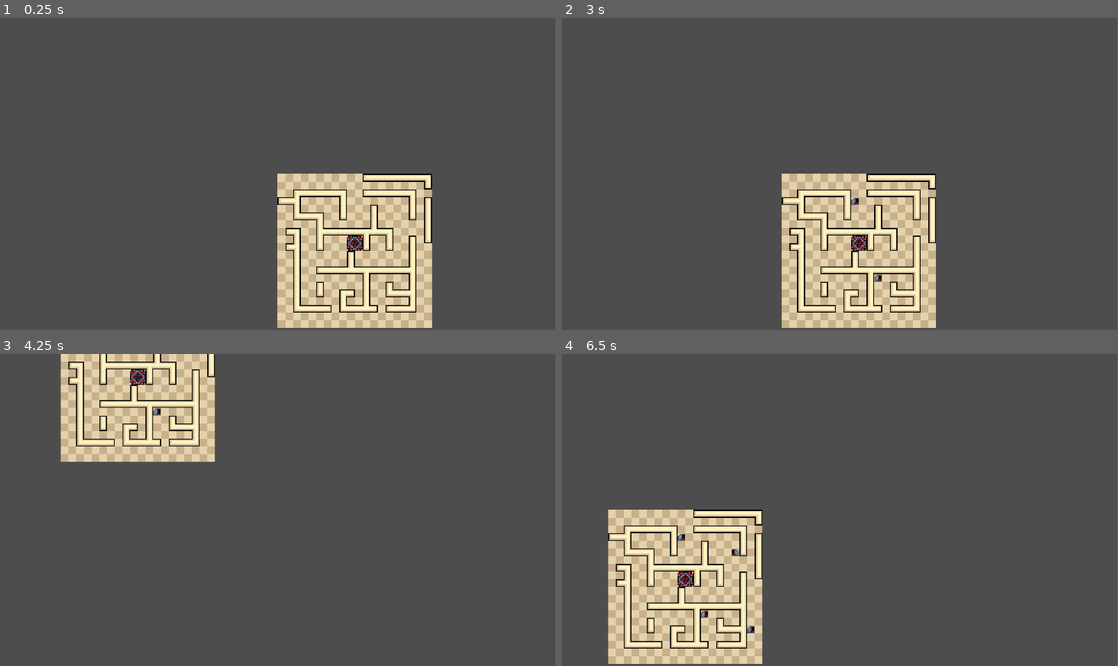
Above: before the commit, frames 1-4 (two rows, left to right).
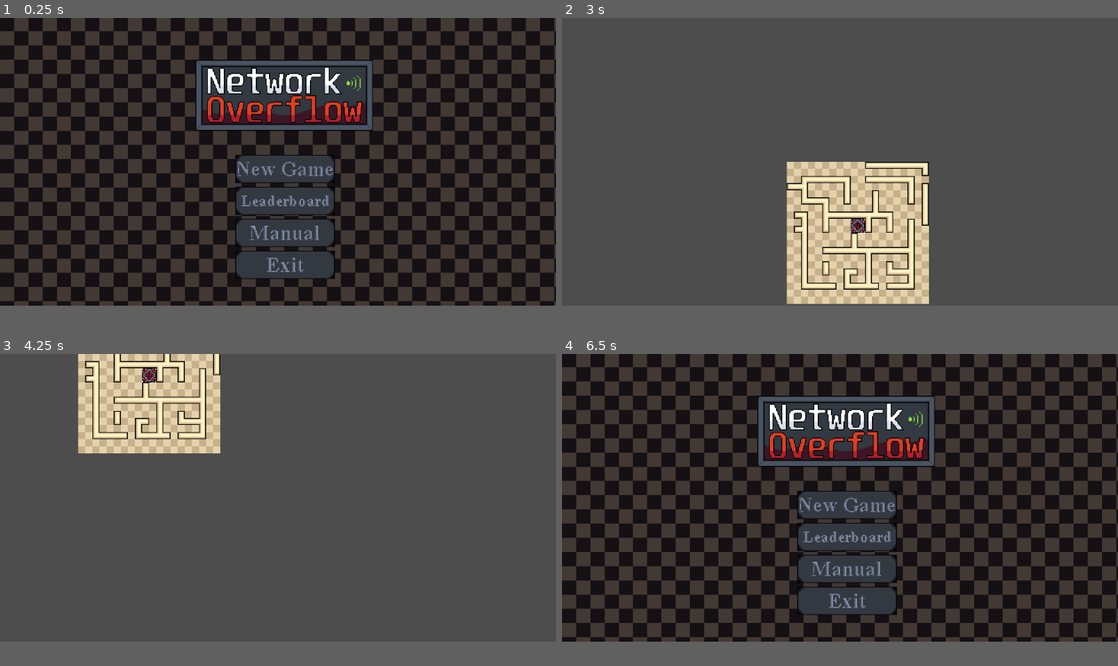
Above: after the commit, the same moments.

Repository: xNashix/NetworkOverflow
Game: Godot game, scene res://scenes/title_screen.tscn
Two runs of this game, one before a commit and one after it. Both use one fixed random seed, a clock stepped at 60 frames per second and the inputs below. Before the commit the project starts from res://scenes/main.tscn.
Inputs (mouse positions are in pixels of both pictures, inside the frame that each line leads up to):
- Up to frame 1 (0.25 s): no input
- Up to frame 2 (3 s): click (845, 217) at 0.52 s; click (845, 252) at 1.27 s; click (845, 180) at 2.02 s; tap Enter at 2.75 s; move the mouse to (962, 158) at 2.77 s; hold D (ui_right) from 2.78 s (still down); click (962, 158) at 2.92 s
- Up to frame 3 (4.25 s): move the mouse to (166, 525) at 3.52 s; release D (ui_right) at 3.53 s; hold S (ui_down) from 3.53 s (still down)
- Up to frame 4 (6.5 s): move the mouse to (895, 441) at 4.27 s; release S (ui_down) at 4.28 s; hold D (ui_right) 4.28-5.03 s; move the mouse to (812, 572) at 5.02 s; hold W (ui_up) 5.03-5.78 s; click (812, 572) at 5.17 s; move the mouse to (1006, 556) at 5.77 s; hold A (ui_left) from 5.78 s (still down); tap Escape (ui_cancel) at 6.4 s
In our replay, the window is 799x449 before the commit and 800x414 after it. These sizes can differ from the game's own. Grey fills any space a smaller window leaves; there, only what the larger window draws over its background counts as a difference.

The runs differ from the first frame. In frame 1, 92% of the frame differs, in the area x 0-100%, y 0-100%; in frame 2, 11%; in frame 3, 7.3%; in frame 4, 92%.

Commit message:
Title Screen
Pridaná Title screen spolu s funkčnými tlačidlami pre New Game a Exit

Diff:
--- a/project.godot
+++ b/project.godot
@@ -11,16 +11,22 @@
 [application]
 
 config/name="Network_Overflow"
-run/main_scene="uid://b1tq1eyh84rhn"
+run/main_scene="uid://dv6s4psfpielm"
 config/features=PackedStringArray("4.5", "Forward Plus")
 config/icon="res://icon.svg"
 
 [display]
 
+window/size/viewport_width=1252
 window/stretch/scale=2.0
 
 [input]
 
+ui_cancel={
+"deadzone": 0.5,
+"events": [Object(InputEventKey,"resource_local_to_scene":false,"resource_name":"","device":0,"window_id":0,"alt_pressed":false,"shift_pressed":false,"ctrl_pressed":false,"meta_pressed":false,"pressed":false,"keycode":4194305,"physical_keycode":0,"key_label":0,"unicode":0,"location":0,"echo":false,"script":null)
+]
+}
 ui_left={
 "deadzone": 0.5,
 "events": [Object(InputEventKey,"resource_local_to_scene":false,"resource_name":"","device":-1,"window_id":0,"alt_press …(191 unchanged characters)…
--- a/scenes/main.tscn
+++ b/scenes/main.tscn
@@ -2,7 +2,7 @@
 
 [ext_resource type="Script" uid="uid://b6xavk3aqsmqe" path="res://scripts/main.gd" id="1_0wfyh"]
 [ext_resource type="PackedScene" uid="uid://bb2gxlrqpq0wn" path="res://scenes/offices/office_01.tscn" id="2_sugp2"]
-[ext_resource type="Script" uid="uid://beteituhvmobw" path="res://scenes/camera.gd" id="3_sugp2"]
+[ext_resource type="Script" uid="uid://beteituhvmobw" path="res://scripts/camera.gd" id="3_sugp2"]
 
 [node name="Main" type="Node2D"]
 script = ExtResource("1_0wfyh")
--- /dev/null
+++ b/scenes/menu_button.gd
@@ -0,0 +1,40 @@
+extends TextureButton
+
+enum ButtonType {
+	NEW_GAME,
+	CONTINUE,
+	LEADERBOARD,
+	MANUAL,
+	EXIT
+}
+
+@export var button_type: ButtonType = ButtonType.NEW_GAME
+
+@onready var normal_tex: AtlasTexture = texture_normal as AtlasTexture
+@onready var pressed_tex: AtlasTexture = texture_pressed as AtlasTexture
+
+func _ready() -> void:
+	if normal_tex == null or pressed_tex == null:
+		push_error("TextureButton needs AtlasTexture assigned in Texture Normal and Texture Pressed.")
+		return
+
+	match button_type:
+		ButtonType.NEW_GAME:
+			normal_tex.region = Rect2(32, 36, 112, 32)
+			pressed_tex.region = Rect2(160, 36, 112, 32)
+
+		ButtonType.CONTINUE:
+			normal_tex.region = Rect2(32, 0, 112, 32)
+			pressed_tex.region = Rect2(160, 0, 112, 32)
+
+		ButtonType.LEADERBOARD:
+			normal_tex.region = Rect2(32, 72, 112, 32)
+			pressed_tex.region = Rect2(160, 72, 112, 32)
+
+		ButtonType.MANUAL:
+			normal_tex.region = Rect2(32, 108, 112, 32)
+			pressed_tex.region = Rect2(160, 108, 112, 32)
+
+		ButtonType.EXIT:
+			normal_tex.region = Rect2(32, 144, 112, 32)
+			pressed_tex.region = Rect2(160, 144, 112, 32)
--- /dev/null
+++ b/scenes/menu_button.tscn
@@ -0,0 +1,21 @@
+[gd_scene load_steps=5 format=3 uid="uid://b8jb4qab32rui"]
+
+[ext_resource type="Texture2D" uid="uid://cu138ua4xo7ia" path="res://sprites/NETWORK_OVERFLOW_UI_BUTTONS.png" id="1_xsssc"]
+[ext_resource type="Script" uid="uid://b2aaka3pvtsmu" path="res://scenes/menu_button.gd" id="2_sd4kj"]
+
+[sub_resource type="AtlasTexture" id="AtlasTexture_sd4kj"]
+atlas = ExtResource("1_xsssc")
+region = Rect2(32, 36, 112, 32)
+
+[sub_resource type="AtlasTexture" id="AtlasTexture_fpmxc"]
+atlas = ExtResource("1_xsssc")
+region = Rect2(32.621872, 143.92967, 111.40596, 31.659134)
+
+[node name="MenuButton" type="TextureButton"]
+texture_filter = 1
+offset_right = 40.0
+offset_bottom = 40.0
+keep_pressed_outside = true
+texture_normal = SubResource("AtlasTexture_sd4kj")
+texture_pressed = SubResource("AtlasTexture_fpmxc")
+script = ExtResource("2_sd4kj")
--- a/scenes/offices/office_04.tscn
+++ b/scenes/offices/office_04.tscn
@@ -13,7 +13,7 @@
 tile_set = ExtResource("2_pw41j")
 rendering_quadrant_size = 8
 format = 2
-layer_0/tile_data = PackedInt32Array(131074, 720897, 13, 0, 262145, 11, 1, 524289, 11, 2, 720897, 13, 3, 393217, 11, 4, 393217, 11, 6, 393217, 11, 5, 39321 …(7851 unchanged characters)…
+layer_0/tile_data = PackedInt32Array(131074, 720897, 13, 0, 262145, 11, 1, 524289, 11, 2, 720897, 13, 3, 524289, 12, 4, 393217, 11, 6, 393217, 11, 5, 39321 …(7851 unchanged characters)…
 
 [node name="ServerSpawn" type="Marker2D" parent="."]
 position = Vector2(88, 88)
--- /dev/null
+++ b/scenes/title_screen.gd
@@ -0,0 +1,7 @@
+extends Control
+
+func _on_new_game_pressed() -> void:
+	get_tree().change_scene_to_file("res://scenes/main.tscn")
+
+func _on_exit_pressed() -> void:
+	get_tree().quit()
--- /dev/null
+++ b/scenes/title_screen.tscn
@@ -0,0 +1,100 @@
+[gd_scene load_steps=13 format=3 uid="uid://dv6s4psfpielm"]
+
+[ext_resource type="Script" uid="uid://djlcfhysu7qdl" path="res://scenes/title_screen.gd" id="1_mgrm8"]
+[ext_resource type="Texture2D" uid="uid://xw5ik1ueyui6" path="res://sprites/title.png" id="2_s4lrb"]
+[ext_resource type="PackedScene" uid="uid://b8jb4qab32rui" path="res://scenes/menu_button.tscn" id="2_sa3yf"]
+[ext_resource type="Texture2D" uid="uid://cu138ua4xo7ia" path="res://sprites/NETWORK_OVERFLOW_UI_BUTTONS.png" id="3_s4lrb"]
+
+[sub_resource type="AtlasTexture" id="AtlasTexture_mgrm8"]
+atlas = ExtResource("3_s4lrb")
+region = Rect2(32, 36, 112, 32)
+
+[sub_resource type="AtlasTexture" id="AtlasTexture_dc4i4"]
+atlas = ExtResource("3_s4lrb")
+region = Rect2(32.621872, 143.92967, 111.40596, 31.659134)
+
+[sub_resource type="AtlasTexture" id="AtlasTexture_cs5ya"]
+atlas = ExtResource("3_s4lrb")
+region = Rect2(32, 36, 112, 32)
+
+[sub_resource type="AtlasTexture" id="AtlasTexture_mykxm"]
+atlas = ExtResource("3_s4lrb")
+region = Rect2(32.621872, 143.92967, 111.40596, 31.659134)
+
+[sub_resource type="AtlasTexture" id="AtlasTexture_tklts"]
+atlas = ExtResource("3_s4lrb")
+region = Rect2(32, 36, 112, 32)
+
+[sub_resource type="AtlasTexture" id="AtlasTexture_u26n3"]
+atlas = ExtResource("3_s4lrb")
+region = Rect2(32.621872, 143.92967, 111.40596, 31.659134)
+
+[sub_resource type="AtlasTexture" id="AtlasTexture_ib7db"]
+atlas = ExtResource("3_s4lrb")
+region = Rect2(32, 36, 112, 32)
+
+[sub_resource type="AtlasTexture" id="AtlasTexture_frs5l"]
+atlas = ExtResource("3_s4lrb")
+region = Rect2(32.621872, 143.92967, 111.40596, 31.659134)
+
+[node name="TitleScreen" type="Control"]
+layout_mode = 3
+anchors_preset = 0
+offset_right = 40.0
+offset_bottom = 40.0
+script = ExtResource("1_mgrm8")
+
+[node name="TextureRect" type="TextureRect" parent="."]
+texture_filter = 1
+layout_mode = 1
+anchors_preset = 15
+anchor_right = 1.0
+anchor_bottom = 1.0
+offset_top = -1.0
+offset_right = 600.0
+offset_bottom = 319.0
+grow_horizontal = 2
+grow_vertical = 2
+texture = ExtResource("2_s4lrb")
+
+[node name="CenterContainer" type="CenterContainer" parent="."]
+layout_mode = 1
+anchors_preset = -1
+anchor_right = 16.0
+anchor_bottom = 8.975
+offset_left = 1.0
+offset_top = 45.0
+offset_right = 1.0
+offset_bottom = 45.0
+grow_horizontal = 2
+grow_vertical = 2
+
+[node name="VBoxContainer" type="VBoxContainer" parent="CenterContainer"]
+layout_mode = 2
+alignment = 1
+
+[node name="NewGame" parent="CenterContainer/VBoxContainer" instance=ExtResource("2_sa3yf")]
+layout_mode = 2
+texture_normal = SubResource("AtlasTexture_mgrm8")
+texture_pressed = SubResource("AtlasTexture_dc4i4")
+
+[node name="Leaderboard" parent="CenterContainer/VBoxContainer" instance=ExtResource("2_sa3yf")]
+layout_mode = 2
+texture_normal = SubResource("AtlasTexture_cs5ya")
+texture_pressed = SubResource("AtlasTexture_mykxm")
+button_type = 2
+
+[node name="Manual" parent="CenterContainer/VBoxContainer" instance=ExtResource("2_sa3yf")]
+layout_mode = 2
+texture_normal = SubResource("AtlasTexture_tklts")
+texture_pressed = SubResource("AtlasTexture_u26n3")
+button_type = 3
+
+[node name="Exit" parent="CenterContainer/VBoxContainer" instance=ExtResource("2_sa3yf")]
+layout_mode = 2
+texture_normal = SubResource("AtlasTexture_ib7db")
+texture_pressed = SubResource("AtlasTexture_frs5l")
+button_type = 4
+
+[connection signal="pressed" from="CenterContainer/VBoxContainer/NewGame" to="." method="_on_new_game_pressed"]
+[connection signal="pressed" from="CenterContainer/VBoxContainer/Exit" to="." method="_on_exit_pressed"]
--- a/scripts/main.gd
+++ b/scripts/main.gd
@@ -265,3 +265,10 @@
 	# Náhodný interval spawnovania
 	spawn_timer.wait_time = randf_range(1.0, 2.0)
 	spawn_timer.start()
+
+# -------------------------
+# EXIT TO TITLE SCREEN
+# -------------------------
+func _unhandled_input(event):
+	if event.is_action_pressed("ui_cancel"):
+		get_tree().change_scene_to_file("res://scenes/title_screen.tscn")
--- a/sprites/tileset.tres
+++ b/sprites/tileset.tres
@@ -1,5 +1,6 @@
-[gd_resource type="TileSet" load_steps=3 format=3 uid="uid://k3mqn2xvujpu"]
-
+[gd_resource type="TileSet" load_steps=5 format=3 uid="uid://k3mqn2xvujpu"]
+
+[ext_resource type="Texture2D" uid="uid://c5gpqfym5qf6v" path="res://sprites/NETWORK_OVERFLOW_TITLE.png" id="2_l1ax2"]
 [ext_resource type="Texture2D" uid="uid://d1h0xias0o8yl" path="res://sprites/Network_Overflow_Sprites.png" id="2_w034a"]
 
 [sub_resource type="TileSetAtlasSource" id="TileSetAtlasSource_l1ax2"]
@@ -224,7 +225,12 @@
 9:21/0 = 0
 10:21/0 = 0
 
+[sub_resource type="TileSetAtlasSource" id="TileSetAtlasSource_ok7ay"]
+texture = ExtResource("2_l1ax2")
+texture_region_size = Vector2i(8, 8)
+
 [resource]
 tile_size = Vector2i(8, 8)
 physics_layer_0/collision_layer = 1
 sources/1 = SubResource("TileSetAtlasSource_l1ax2")
+sources/2 = SubResource("TileSetAtlasSource_ok7ay")
Not shown, added: scenes/menu_button.gd.uid
Not shown, added: scenes/title_screen.gd.uid
Renamed: scenes/camera.gd -> scripts/camera.gd
Renamed: scenes/camera.gd.uid -> scripts/camera.gd.uid
Binary file added: sprites/NETWORK_OVERFLOW_TITLE.png
Not shown, added: sprites/NETWORK_OVERFLOW_TITLE.png.import
Binary file added: sprites/NETWORK_OVERFLOW_UI_BUTTONS.png
Not shown, added: sprites/NETWORK_OVERFLOW_UI_BUTTONS.png.import
Binary file added: sprites/title.png
Not shown, added: sprites/title.png.import
